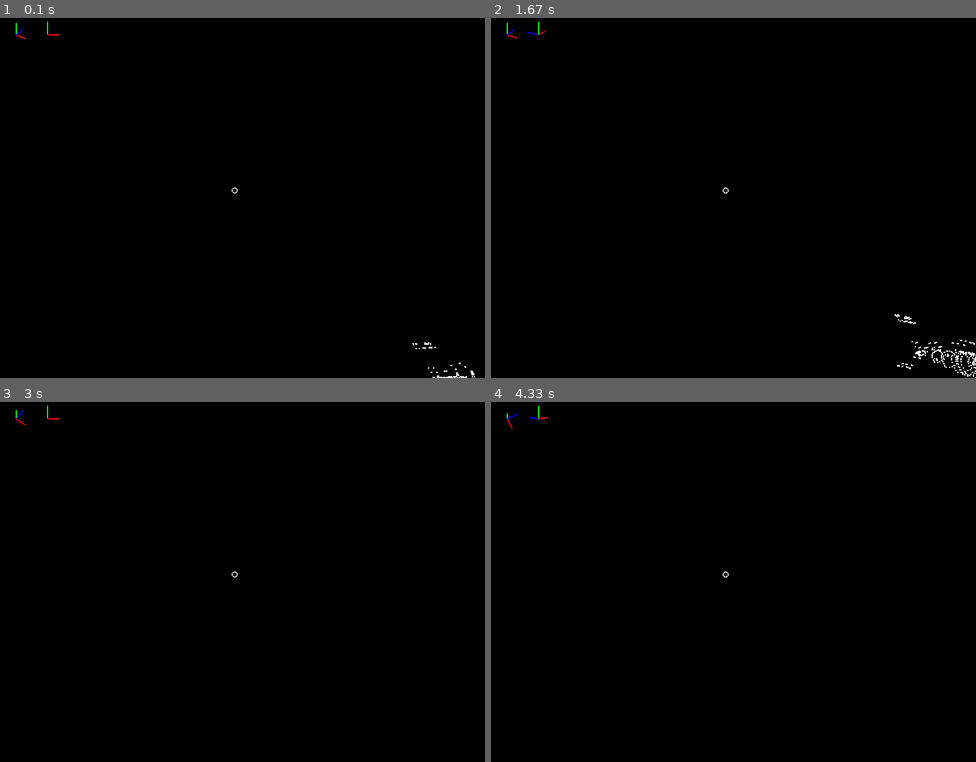
Above: before the commit, frames 1-4 (two rows, left to right).
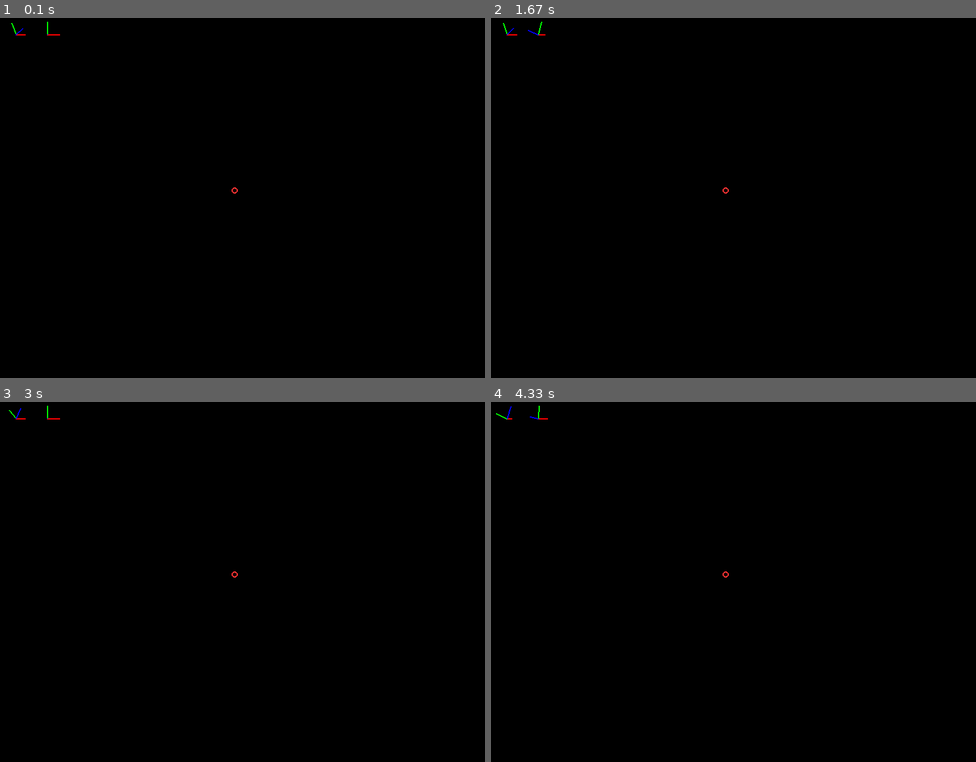
Above: after the commit, the same moments.

Repository: vitor-n/pygame-3D-graphics
Game: pygame game, started from main.py
The game is run twice, just before and just after one commit, with the same random seed, the same clock (stepped at 60 frames per second) and the same inputs.
Inputs (mouse positions are in pixels of both pictures, inside the frame that each line leads up to):
- Up to frame 1 (0.1 s): no input
- Up to frame 2 (1.67 s): hold Right 0.33-0.8 s; move the mouse to (709, 208) at 0.37 s; hold Up 0.83-1.13 s; move the mouse to (888, 180) at 0.87 s; hold Right 1.17-1.63 s; move the mouse to (607, 194) at 1.2 s
- Up to frame 3 (3 s): hold Left 1.67-2.2 s; move the mouse to (82, 517) at 1.7 s; hold Down 2.23-2.53 s; move the mouse to (305, 445) at 2.27 s; hold Left 2.57-2.97 s; move the mouse to (291, 607) at 2.6 s
- Up to frame 4 (4.33 s): hold Up 3-3.37 s; move the mouse to (738, 448) at 3.03 s; hold Right 3.4-4.03 s; move the mouse to (544, 564) at 3.43 s; hold Down from 4.07 s (still down); move the mouse to (733, 614) at 4.1 s

The runs differ from the first frame. In frame 1, 0.1% of the frame differs, in the area x 2-98%, y 1-100%; in frame 2, 0.3%, in the area x 2-100%, y 1-100%; in frame 3, less than 0.1%; in frame 4, less than 0.1%.

Commit message:
changed obj class

Diff:
--- a/axes_indicator.py
+++ b/axes_indicator.py
@@ -18,7 +18,7 @@
                                       [self.center[0], self.center[1]],
                                       [self.center[0], self.center[1]]))
 
-        projected_rotation = projection_matrix @ rotation_x(self.angle_x) @ rotation_y(self.angle_y) @ rotation_z(self.angle_z)
+        projected_rotation = projection_matrix @ rotation_z(self.angle_z) @ rotation_y(self.angle_y) @ rotation_x(self.angle_x)
         transposed_rotation = (projected_rotation * self.line_size).transpose()
         lines_end_positions = (transposed_rotation + add_center_matrix).tolist()
 
--- a/main.py
+++ b/main.py
@@ -24,7 +24,7 @@
 camera = Camera()
 camera_axes = AxesIndicator((camera.angle_x, camera.angle_y, camera.angle_z),(50, 50), 20)
 
-obj = Object_3D("cessna.obj", (0, 0, 100))
+obj = Object_3D("grid.obj", (0, -10, 100))
 object_axes = AxesIndicator((obj.angle_x, obj.angle_y, obj.angle_z), (100, 50), 20)
 
 t = 0
@@ -57,7 +57,8 @@
 
     screen.fill("black")
 
-    obj.draw(screen, width, height, final_matrix)
+    obj.update(final_matrix)
+    obj.draw_vertex(screen, width, height)
 
     camera_axes.update((camera.angle_x, camera.angle_y, camera.angle_z))
     camera_axes.draw(screen)
@@ -65,7 +66,7 @@
     object_axes.update((obj.angle_x, obj.angle_y, obj.angle_z))
     object_axes.draw(screen)
 
-    pygame.draw.circle(screen, "grey", (width//2, height//2), 5, 2)
+    pygame.draw.circle(screen, "#ff3333", (width//2, height//2), 5, 2)
 
     pygame.display.update()
-    clock.tick()
+    clock.tick(60)
--- a/object_3d.py
+++ b/object_3d.py
@@ -2,6 +2,7 @@
 import numpy as np
 from typing import Tuple
 from transforms import *
+
 class Object_3D:
     def __init__(self, file_path: str, initial_pos: Tuple[int] = (0, 0, 0)):
 
@@ -9,6 +10,8 @@
         file = open(file_path)
         self.vertices = []
         self.faces = []
+        self.relative_vertices = []
+
         for line in file:
             if line.startswith("v"):
                 try:
@@ -30,11 +33,21 @@
         self._angle_y = 0
         self._angle_z = 0
 
-    def draw(self, screen: pygame.Surface, width: int, height: int, view_matrix: np.ndarray):
+
+    def update(self, view_matrix: np.ndarray):
+        self.relative_vertices = self.vertices @ (view_matrix @ translation(*self.initial_pos)).transpose()
+
+    def draw_vertex(self, screen: pygame.Surface, width: int, height: int):
+        for vertex in self.relative_vertices:
+            if vertex[0,3] < 0:
+                pygame.draw.circle(screen, "white", (vertex[0,0] / vertex[0,3] + width//2, vertex[0,1]/vertex[0,3] + height//2), 1)
+
+    def draw_edges(self, screen: pygame.Surface, width: int, height: int, view_matrix: np.ndarray):
         relative_vertices = self.vertices @ (view_matrix @ translation(*self.initial_pos)).transpose()
         for vertex in relative_vertices:
             if vertex[0,3] < 0:
                 pygame.draw.circle(screen, "white", (vertex[0,0] / vertex[0,3] + width//2, vertex[0,1]/vertex[0,3] + height//2), 1)
+
 
     @property
     def angle_x(self):
--- a/transforms.py
+++ b/transforms.py
@@ -3,10 +3,6 @@
 
 
 def rotation_x(theta):
-    """
-    Returns a rotation matriz around the x axis
-    according to the specified theta
-    """
     r_x = np.matrix(([1,          0,          0, 0],
                      [0, cos(theta),-sin(theta), 0],
                      [0, sin(theta), cos(theta), 0],
@@ -15,10 +11,6 @@
     return r_x
 
 def rotation_y(theta):
-    """
-    Returns a rotation matriz around the x axis
-    according to the specified theta
-    """
     r_x = np.matrix(([cos(theta), 0, -sin(theta), 0],
                      [         0, 1,           0, 0],
                      [sin(theta), 0,  cos(theta), 0],
@@ -27,10 +19,6 @@
     return r_x
 
 def rotation_z(theta):
-    """
-    Returns a rotation matriz around the x axis
-    according to the specified theta
-    """
     r_x = np.matrix(([cos(theta),-sin(theta), 0, 0],
                      [sin(theta), cos(theta), 0, 0],
                      [         0,          0, 1, 0],
@@ -39,10 +27,7 @@
     return r_x
 
 def translation(tx, ty, tz):
-    """
-    Receives the coordinates of the nearest face of an object.
-    Returns the translation matrix for said object.
-    """
+
     t_matrix = np.identity(4)
 
     t_matrix[0,3] = tx
@@ -52,13 +37,7 @@
     return t_matrix
 
 def perspective(fov:float, aspect:float, znear:float, zfar:float):
-    """
-    Receives the angle of the field of view,
-    the aspect ratio of the plane (normally the screen)
-    znear and zfar, which are the distances between the nearest face and the furthest one
 
-    Returns the perspective projection matrix
-    """
     m = np.zeros((4,4))
 
     e = 1 / tan(radians(fov/2))
@@ -76,10 +55,6 @@
     return test
 
 def camera_translation(pos):
-    """ ?
-    Receives the coordinates of the nearest face of an object.
-    Returns the translation matrix for said object.
-    """
     camera_matrix = np.matrix([[1,0,0,-pos[0]],
                                [0,1,0,-pos[1]],
                                [0,0,1,-pos[2]],
@@ -89,14 +64,7 @@
     return camera_matrix
 
 def camera_orientation(u,v,n):
-    """
-    Receives three vectors, representing:
-    the direction the viewer is facing
-    their horizontal
-    their vertical
 
-    Returns the orientation_matrix
-    """
     orientation_matrix = np.matrix(([u[0,0], u[0,1], u[0,2], 0],
                                     [v[0,0], v[0,1], v[0,2], 0],
                                     [n[0,0], n[0,1], n[0,2], 0],
@@ -105,8 +73,7 @@
     return orientation_matrix
 
 def viewport(width, height):
-    """ ?
-    """
+
     view = np.matrix(([width//2, 0,0,0],
                       [0,height//2,0,0],
                       [0,0,1/2,1/2],
Not shown, added: grid.obj
Binary file added: relatorio/imgs/07_lookat1.png
Binary file added: relatorio/imgs/07_lookat7.png
Binary file added: relatorio/imgs/08_projection7.png
Binary file added: relatorio/imgs/Screenshot 2023-11-20 at 15-40-45 8.2 Projeção perspectiva MCTA008-17 Computação Gráfica.png
Binary file added: relatorio/imgs/Screenshot 2023-11-20 at 18-58-22 8.2 Projeção perspectiva MCTA008-17 Computação Gráfica.png
Binary file added: relatorio/imgs/Screenshot 2023-11-20 at 22-31-11 8.2 Projeção perspectiva MCTA008-17 Computação Gráfica.png
Binary file added: relatorio/imgs/Screenshot 2023-11-20 at 22-32-44 8.2 Projeção perspectiva MCTA008-17 Computação Gráfica.png
Binary file added: relatorio/imgs/emap.jpg
Binary file added: relatorio/imgs/logo_emap.png
Binary file added: relatorio/imgs/ndc.png
Binary file added: relatorio/imgs/projection02.png
(and 10 more such lines)
